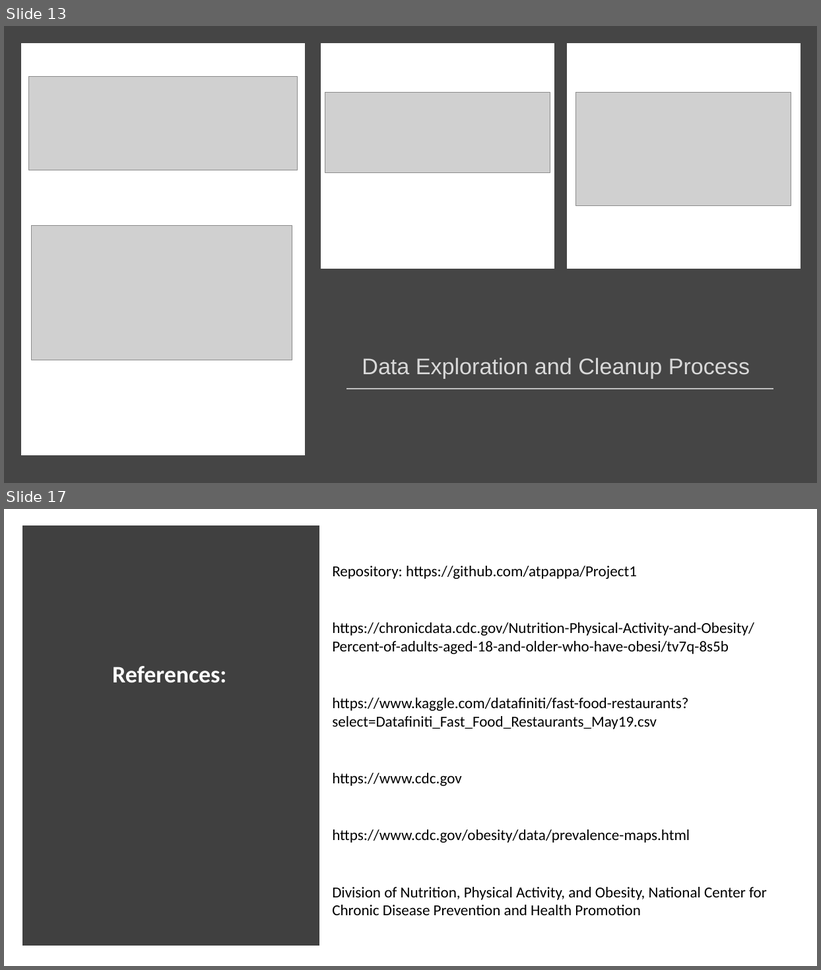
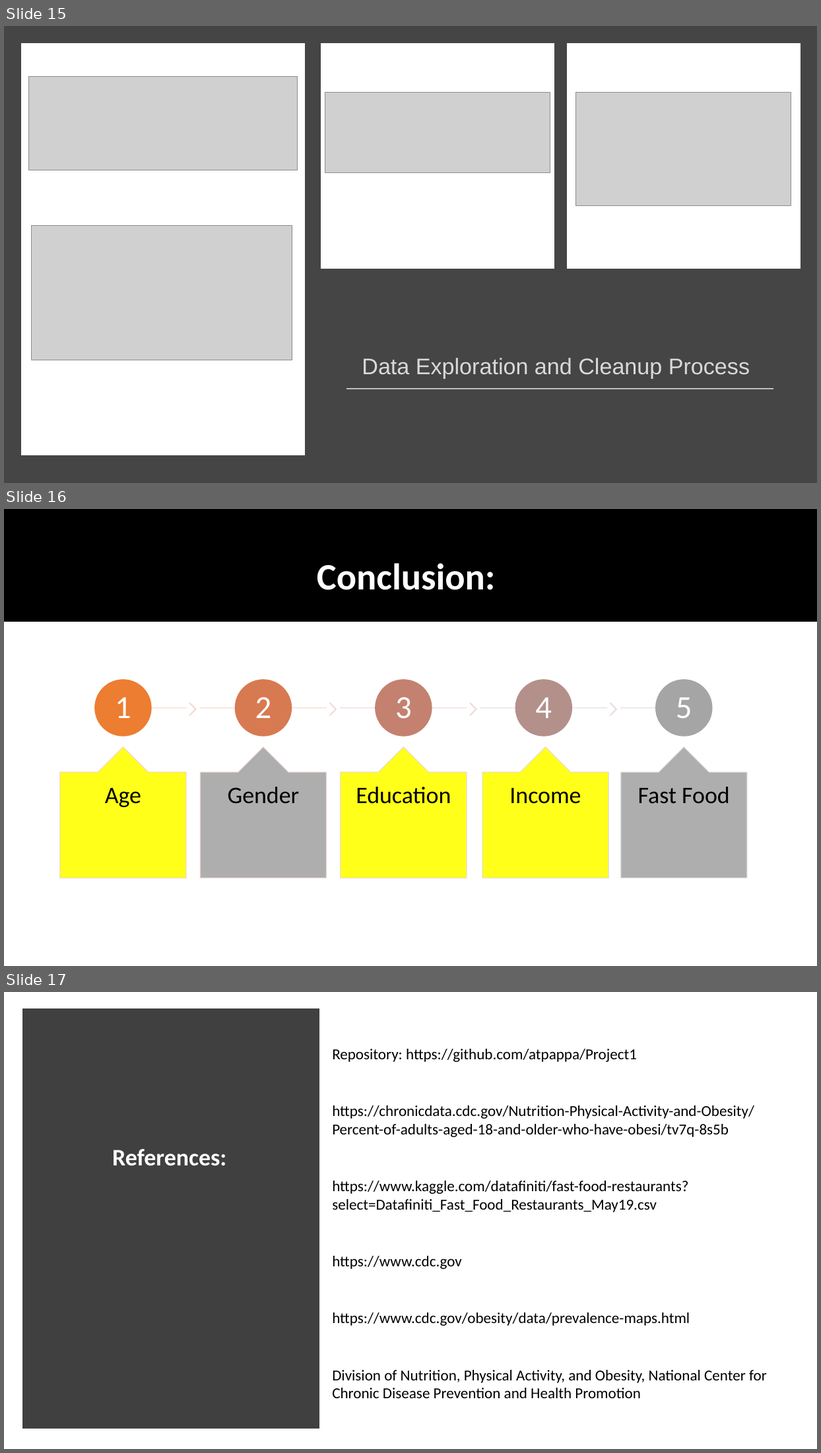
Before and after one commit to atpappa/Project1, a slide deck: Project 1 - 8-3-20 - 2.pptx. Shown one above the other, each under a label of ours: slides 13 and 17 before the commit, slides 15, 16 and 17 after it; the slides between them are not shown. The pictures are 821x970 and 821x1453 pixels, drawn with LibreOffice and Linux fonts; fonts in the diff are those of the drawing; grey boxes stand for pictures. Boxes give left, top, right and bottom in pixels: in the first picture for what was removed or moved away, otherwise in the second. Text is boxed around its words. In the diff, an @@ line names an element or a change of style, - is before the commit and + after.

```diff
--- a/Project 1 - 8-3-20 - 2.pptx
+++ b/Project 1 - 8-3-20 - 2.pptx
@@ slide 16 added at [4,509,817,966], background #FFFFFF @@
@@ rectangle added at [4,509,817,622], fill #000000 @@
@@ text added at [317,563,496,590], 44 pt, text #FFFFFF, bold @@
+Conclusion:
@@ rectangle added at [4,622,817,966], fill #FFFFFF @@
@@ group added at [60,680,748,879]: 10 texts, 5 rectangles, 5 ellipses, 5 up arrow callouts, 4 chevrons @@
+1
+Age
+2
+Gender
+3
+Education
+4
+Income
+5
+Fast Food
@@ what was slide 13 is now slide 15 @@
```
Also in this commit, not shown: 1 slide removed.
